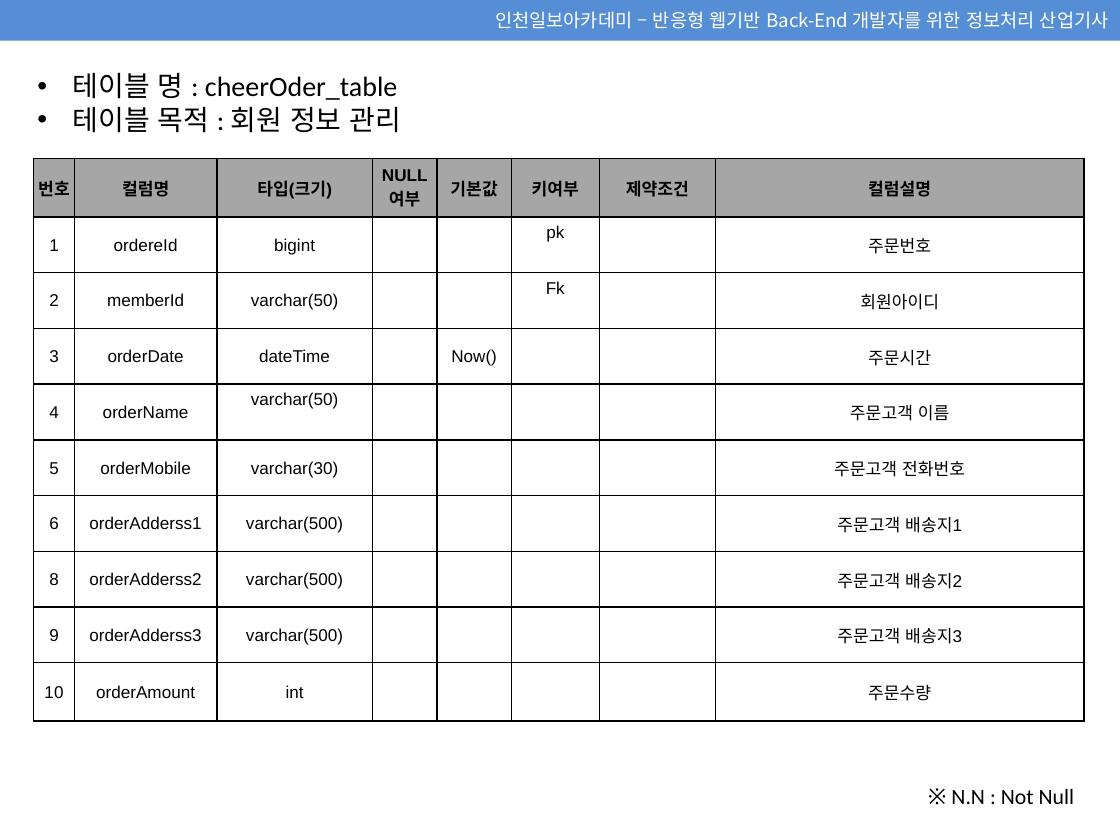
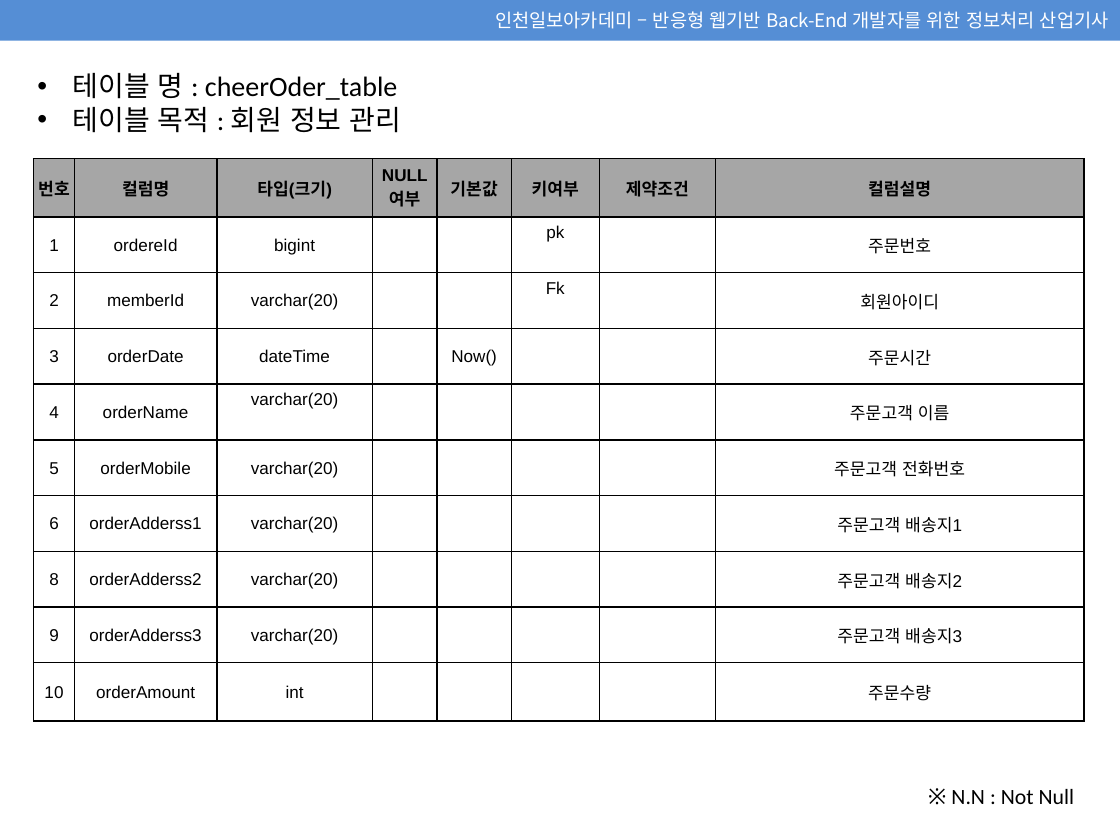
Before and after one commit to jsb0095/CheersMall, a slide deck: slide 6 of 02_DB 진수빈 수정본.pptx (slide 7 before the commit). Drawn at 1120x840 pixels with LibreOffice and Linux fonts; fonts in the diff are those of the drawing. Boxes give left, top, right and bottom in pixels: in the first picture for what was removed or moved away, otherwise in the second. Text is boxed around its words. In the diff, an @@ line names an element or a change of style, - is before the commit and + after.

```diff
--- a/02_DB 진수빈 수정본.pptx
+++ b/02_DB 진수빈 수정본.pptx
@@ table at box(34, 159, 1084, 721) @@
-row 3, column 3: varchar(50)
+row 3, column 3: varchar(20)
-row 5, column 3: varchar(50)
+row 5, column 3: varchar(20)
-row 6, column 3: varchar(30)
+row 6, column 3: varchar(20)
-row 7, column 3: varchar(500)
+row 7, column 3: varchar(20)
-row 8, column 3: varchar(500)
+row 8, column 3: varchar(20)
-row 9, column 3: varchar(500)
+row 9, column 3: varchar(20)
```
Also in this commit, not shown: 6 other slides changed, 1 slide removed, 12 other files.
